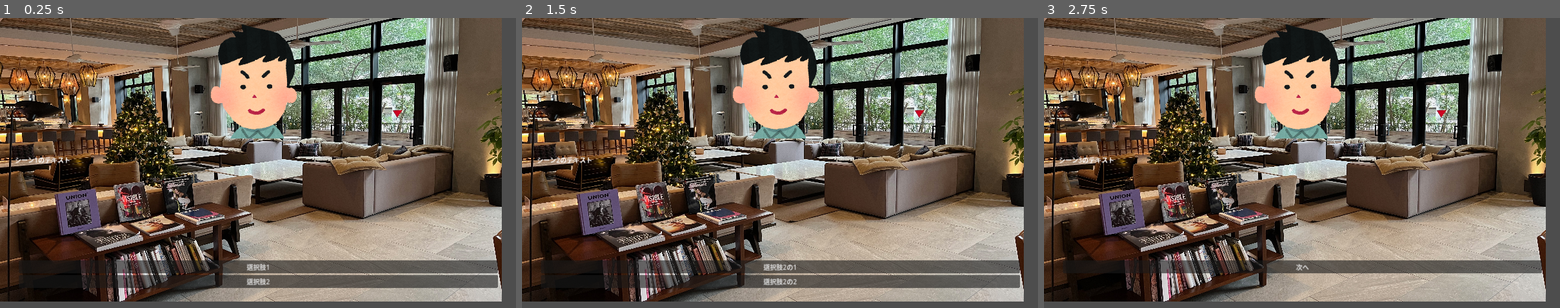
Above: before the commit, frames 1-3 (left to right).
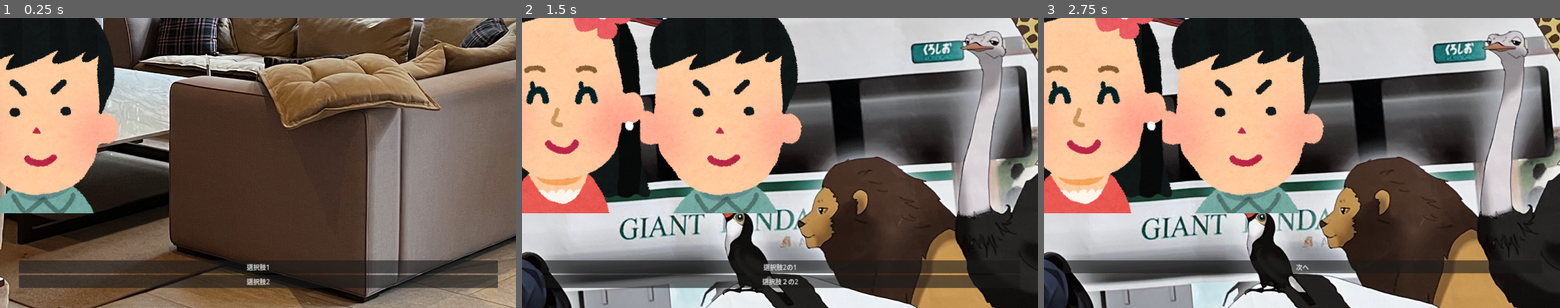
Above: after the commit, the same moments.

Repository: SAMMY7th/novel-game-prototype
Game: Godot game, scene res://node_2d.tscn
Same seed, same stepped clock (60 frames per second), same inputs: the game is played once before the commit and once after it.
Inputs (mouse positions are in pixels of both pictures, inside the frame that each line leads up to):
- Up to frame 1 (0.25 s): no input
- Up to frame 2 (1.5 s): click "選択肢1" at 0.5 s; click "選択肢2の1" at 1.25 s
- Up to frame 3 (2.75 s): click (1302, 281) at 2 s, where only the run before the commit has a clickable "選択肢2の2"

The runs differ from the first frame. In frame 1, 88% of the frame differs, in the area x 0-100%, y 0-100%; in frame 2, 91%; in frame 3, 92%.

Commit message:
背景画像、キャラクター、BGMをJSON管理できるようにした

Diff:
--- /dev/null
+++ b/CharacterContainer.gd
@@ -0,0 +1,19 @@
+extends Node2D
+
+func add_character(character_data):
+	var character_sprite = Sprite2D.new()
+	character_sprite.texture = load(character_data.image)
+	character_sprite.name = character_data.name
+
+	# Configure character position
+	if character_data.position == "left":
+		character_sprite.position = Vector2(100, 200)  # Adjust the position as needed
+	elif character_data.position == "right":
+		character_sprite.position = Vector2(500, 200)  # Adjust the position as needed
+	# Add more positions if needed
+
+	add_child(character_sprite)
+
+func remove_all_characters():
+	for child in get_children():
+		child.queue_free()
--- a/assets/scenario/scenario.json
+++ b/assets/scenario/scenario.json
@@ -12,21 +12,44 @@
 					"text": "選択肢2",
 					"next": 3
 				}
-			]
+			],
+			"background": "res://assets/images/backgrounds/background1.jpeg",
+			"characters": [
+			  {
+				"name": "youngman_25.png",
+				"image": "res://assets/images/characters/youngman_25.png",
+				"position": "left"
+			  }
+			],
+			"bgm": "res://assets/audio/bgm/maou_bgm_acoustic53.ogg"
 		},
 		{
 			"id": 2,
 			"text": "シーン2のテキスト",
 			"choices": [
-								{
+				{
 					"text": "選択肢2の1",
 					"next": 2
 				},
 				{
-					"text": "選択肢2の2",
+					"text": "選択肢２の2",
 					"next": 3
 				}
-			]
+			],
+			"background": "res://assets/images/backgrounds/background2.jpeg",
+			"characters": [
+			  {
+				"name": "youngman_25.png",
+				"image": "res://assets/images/characters/youngman_25.png",
+				"position": "right"
+			  },
+			  {
+				"name": "youngwoman_39",
+				"image": "res://assets/images/characters/youngwoman_39.png",
+				"position": "left"
+			  }
+			],
+			"bgm": "res://assets/audio/bgm/maou_bgm_acoustic53.ogg"
 		},
 		{
 			"id": 3,
@@ -36,7 +59,44 @@
 					"text": "次へ",
 					"next": 2
 				},
-			]
-		}
+			],
+			"background": "res://assets/images/backgrounds/background2.jpeg",
+			"characters": [
+			  {
+				"name": "youngman_25.png",
+				"image": "res://assets/images/characters/youngman_25.png",
+				"position": "right"
+			  },
+			  {
+				"name": "youngwoman_39",
+				"image": "res://assets/images/characters/youngwoman_39.png",
+				"position": "left"
+			  }
+			],
+			"bgm": "res://assets/audio/bgm/maou_bgm_acoustic54.ogg"
+		},
+				{
+			"id": 4,
+			"text": "シーン1のテキスト",
+			"choices": [
+				{
+					"text": "選択肢1",
+					"next": 2
+				},
+				{
+					"text": "選択肢2",
+					"next": 3
+				}
+			],
+			"background": "res://assets/images/backgrounds/background1.jpeg",
+			"characters": [
+			  {
+				"name": "youngman_25.png",
+				"image": "res://assets/images/characters/youngman_25.png",
+				"position": "left"
+			  }
+			],
+			"bgm": "res://assets/audio/bgm/maou_bgm_acoustic53.ogg"
+		},
 	]
 }
--- a/node_2d.gd
+++ b/node_2d.gd
@@ -2,6 +2,10 @@
 
 @onready var text_box = $Control/RichTextLabel
 @onready var choice_container = $Control/ChoiceContainer
+@onready var background_sprite = $Control/Background
+@onready var character_container = $Control/CharacterContainer
+@onready var bgm_player = $Control/AudioStreamPlayer
+
 var scenario_manager = preload("res://scripts/main/scenario_manager.gd").new()
 
 func _ready():
@@ -14,6 +18,23 @@
 	if scene_data:
 		# Update text box
 		text_box.bbcode_text = scene_data.text
+
+		# Update background
+		background_sprite.texture = load(scene_data.background)
+
+		# Update characters
+		character_container.remove_all_characters()
+		for character_data in scene_data.characters:
+			character_container.add_character(character_data)
+
+		# Update BGM
+		if bgm_player.stream != null and bgm_player.stream.resource_path != scene_data.bgm:
+			bgm_player.stop()
+			bgm_player.stream = load(scene_data.bgm)
+			bgm_player.play()
+		elif bgm_player.stream == null and scene_data.bgm != "":
+			bgm_player.stream = load(scene_data.bgm)
+			bgm_player.play()
 
 		# Clear existing choices
 		for choice_button in choice_container.get_children():
--- a/node_2d.tscn
+++ b/node_2d.tscn
@@ -1,8 +1,7 @@
-[gd_scene load_steps=4 format=3 uid="uid://d3034trwnxopb"]
+[gd_scene load_steps=3 format=3 uid="uid://d3034trwnxopb"]
 
-[ext_resource type="Texture2D" uid="uid://bnxw2jidivmqw" path="res://assets/images/backgrounds/background1.jpeg" id="1_00auv"]
 [ext_resource type="Script" path="res://node_2d.gd" id="1_e3wo1"]
-[ext_resource type="Texture2D" uid="uid://bvsbp3e7mbwem" path="res://assets/images/characters/youngman_25.png" id="2_h31w3"]
+[ext_resource type="Script" path="res://CharacterContainer.gd" id="3_80gcj"]
 
 [node name="Node2D" type="Node2D"]
 script = ExtResource("1_e3wo1")
@@ -11,15 +10,8 @@
 layout_mode = 3
 anchors_preset = 0
 
-[node name="background" type="Sprite2D" parent="Control"]
-position = Vector2(620, 320)
-scale = Vector2(0.310268, 0.253637)
-texture = ExtResource("1_00auv")
-
-[node name="character" type="Sprite2D" parent="Control"]
-position = Vector2(636, 154)
-scale = Vector2(0.519112, 0.509825)
-texture = ExtResource("2_h31w3")
+[node name="Background" type="Sprite2D" parent="Control"]
+position = Vector2(2.08165e-12, 2.08165e-12)
 
 [node name="RichTextLabel" type="RichTextLabel" parent="Control"]
 offset_left = 37.0
@@ -36,3 +28,8 @@
 offset_top = 602.0
 offset_right = 1235.0
 offset_bottom = 696.0
+
+[node name="AudioStreamPlayer" type="AudioStreamPlayer" parent="Control"]
+
+[node name="CharacterContainer" type="Node2D" parent="Control"]
+script = ExtResource("3_80gcj")
Not shown, added: assets/audio/bgm/maou_bgm_acoustic53.ogg.import
Not shown, added: assets/audio/bgm/maou_bgm_acoustic54.ogg.import
Binary file added: assets/images/backgrounds/background2.jpeg
Not shown, added: assets/images/backgrounds/background2.jpeg.import
Not shown, added: assets/audio/bgm/maou_bgm_acoustic53.ogg
Not shown, added: assets/audio/bgm/maou_bgm_acoustic54.ogg
